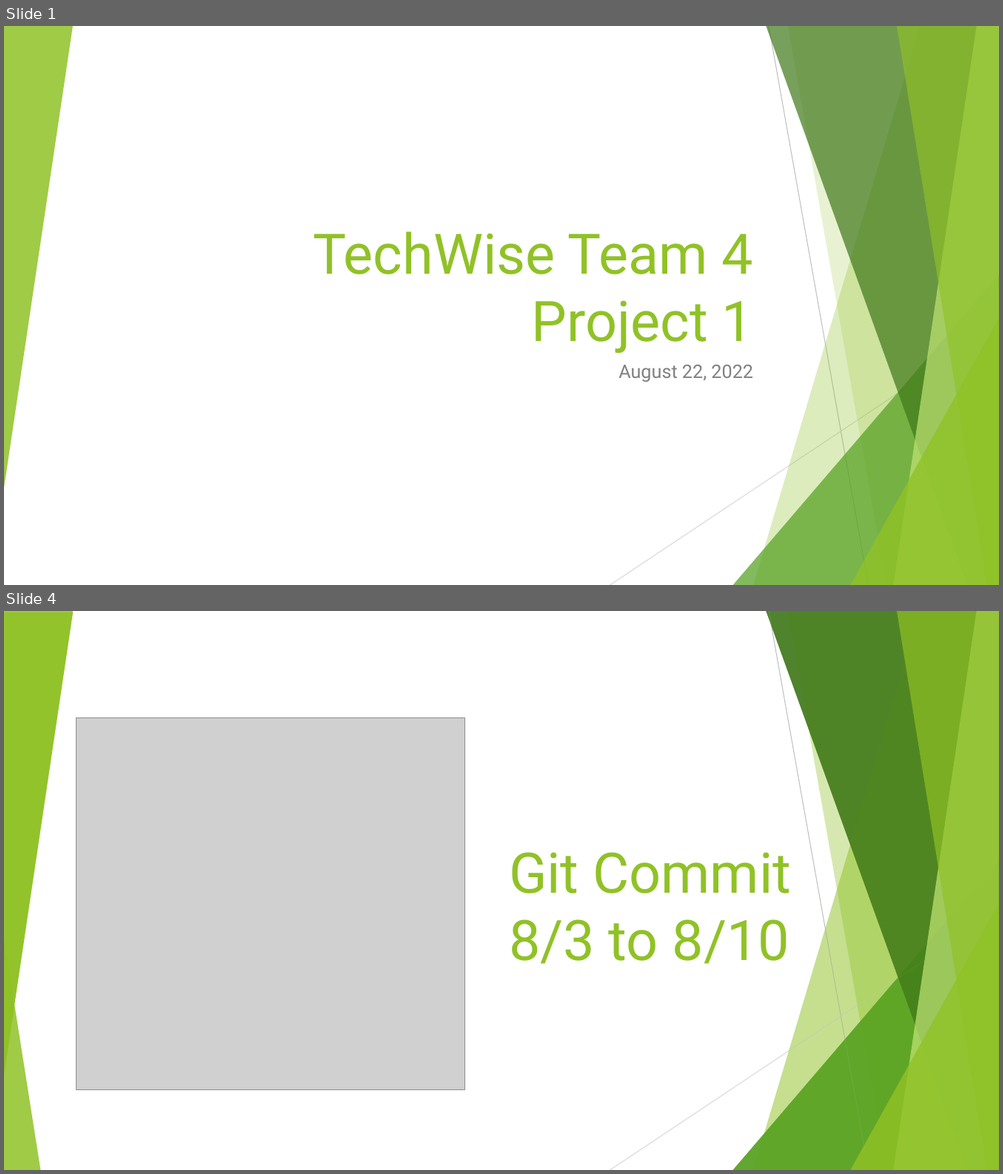
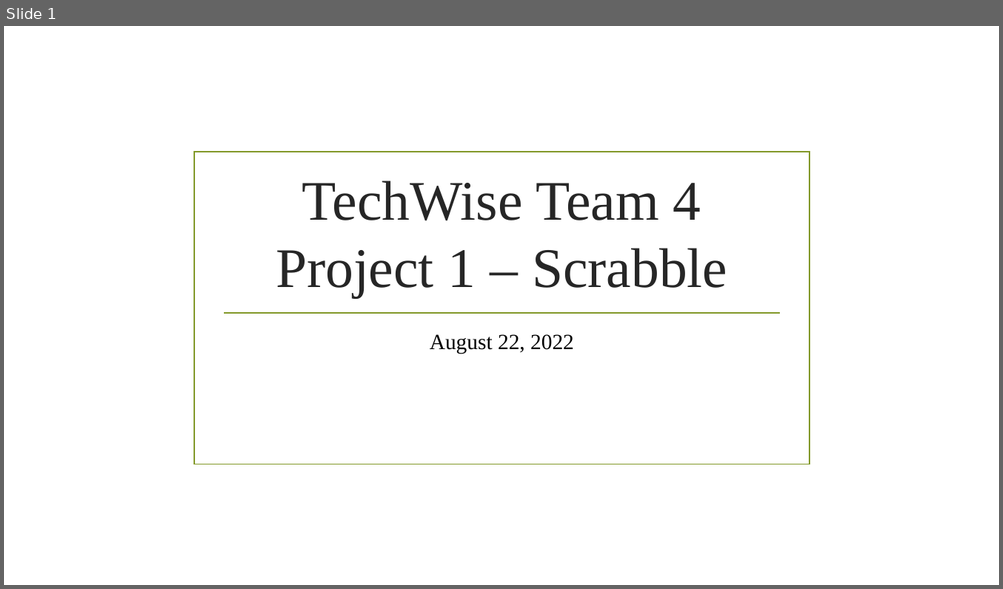
Before and after one commit to vdenys93/scrabble, a slide deck: TechWise_Team_4_-_Project_1_Presentation.pptx. Shown one above the other, each under a label of ours: slides 1 and 4 before the commit, slide 1 after it; the slides between them are not shown. The pictures are 1003x1174 and 1003x589 pixels, drawn with LibreOffice and Linux fonts; fonts in the diff are those of the drawing; grey boxes stand for pictures; background and template pictures are left out. Boxes give left, top, right and bottom in pixels: in the first picture for what was removed or moved away, otherwise in the second. Text is boxed around its words. In the diff, an @@ line names an element or a change of style, - is before the commit and + after.

```diff
--- a/TechWise_Team_4_-_Project_1_Presentation.pptx
+++ b/TechWise_Team_4_-_Project_1_Presentation.pptx
@@ slide 4 removed at (4,611,999,1170), background #FFFFFF; not listed: 7 template elements that a slide beside it also shows @@
@@ group removed at (4,611,999,1170): 5 freeform shapes, 3 triangles, 2 lines @@
@@ triangle removed at (4,612,73,1074) @@
@@ picture removed at (76,718,464,1090) @@
@@ title removed at (509,852,791,964) @@
-Git Commit 8/3 to 8/10
@@ triangle removed at (4,939,40,1170) @@
@@ slide 1 changed as well @@
@@ group removed at (4,26,999,585): 5 freeform shapes, 3 triangles, 2 lines @@
@@ rectangle added at (194,152,810,465), outline #83992A 1.25 pt @@
@@ title at (276,181,727,298): text changed; font Roboto to Times New Roman; text colour #90C226 to #262626 @@
-TechWise Team 4 Project 1
+TechWise Team 4 Project 1 – Scrabble
@@ line added from (223, 313) to (780, 313), #83992A 1.25 pt @@
@@ subtitle "August 22, 2022": place and size @@
-subtitle "August 22, 2022" at (618,365,753,382)
+subtitle "August 22, 2022" at (430,335,574,354)
@@ subtitle "August 22, 2022" at (430,335,574,354): size 18 to 21 pt, font Roboto to Times New Roman, text colour #808080 to #000000; alignment right to centre @@
```
Also in this commit, not shown: 7 other slides changed, 2 slides added, 1 other slide removed.
